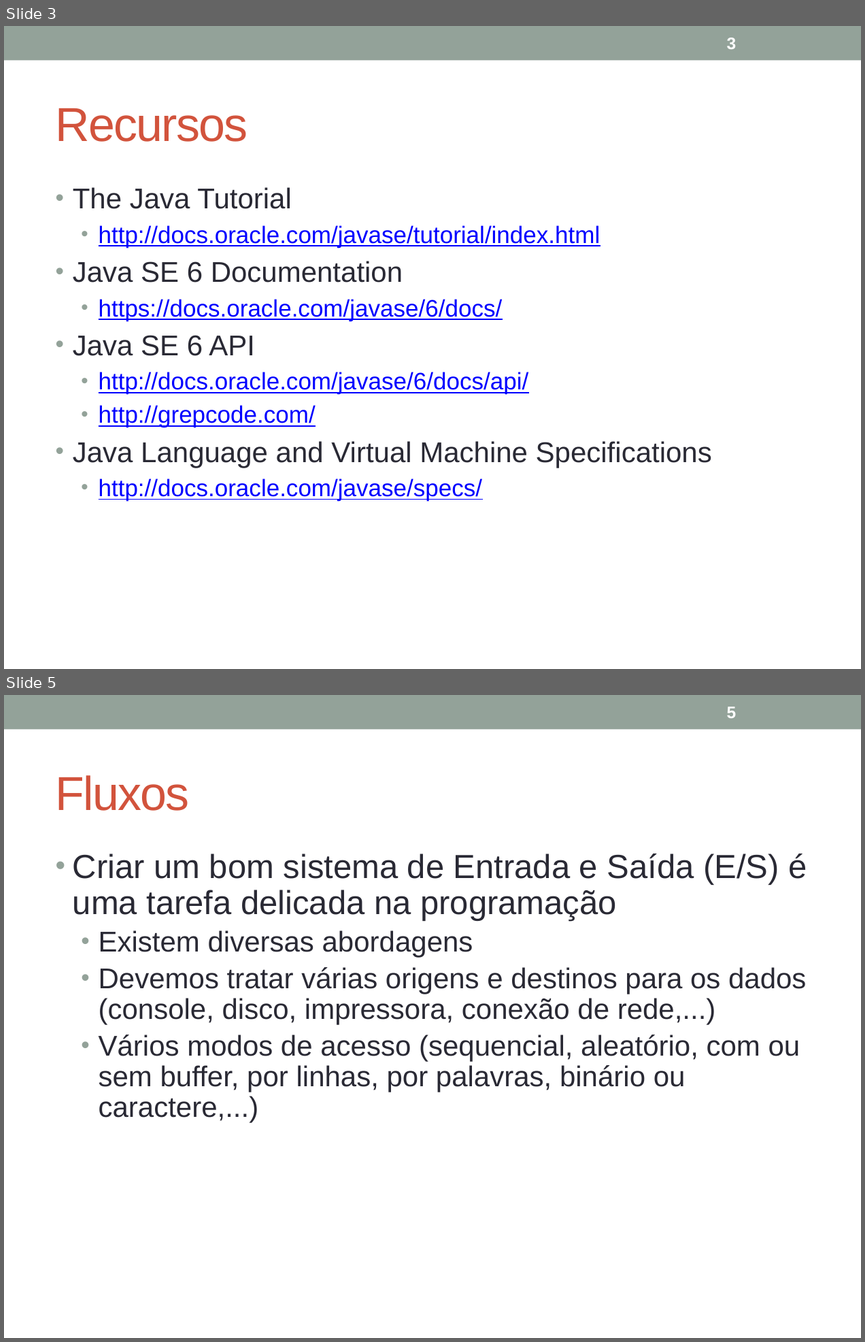
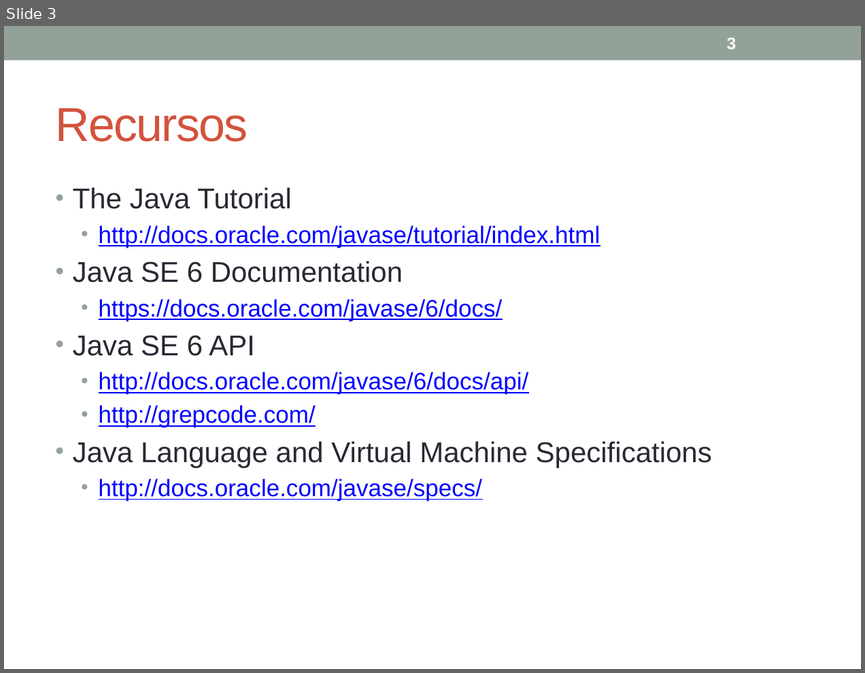
Before and after one commit to julioapm/JavaBasico, a slide deck: Material/JavaOO2.pptx. Shown one above the other, each under a label of ours: slides 3 and 5 before the commit, slide 3 after it; the slides between them are not shown. The pictures are 865x1342 and 865x673 pixels, drawn with LibreOffice and Linux fonts; fonts in the diff are those of the drawing. Boxes give left, top, right and bottom in pixels: in the first picture for what was removed or moved away, otherwise in the second. Text is boxed around its words. In the diff, an @@ line names an element or a change of style, - is before the commit and + after.

```diff
--- a/Material/JavaOO2.pptx
+++ b/Material/JavaOO2.pptx
@@ slide 5 removed at [4,695,861,1338], background #FFFFFF; not listed: 1 template element that a slide beside it also shows @@
@@ page number removed at [727,707,736,718] @@
-5
@@ title removed at [56,775,190,811] @@
-Fluxos
@@ text removed at [73,853,806,1123] @@
-• Criar um bom sistema de Entrada e Saída (E/S) é uma tarefa delicada na programação
-  • Existem diversas abordagens
-  • Devemos tratar várias origens e destinos para os dados (console, disco, impressora, conexão de rede,...)
-  • Vários modos de acesso (sequencial, aleatório, com ou sem buffer, por linhas, por palavras, binário ou caractere,...)
```
Also in this commit, not shown: 21 other slides removed.
